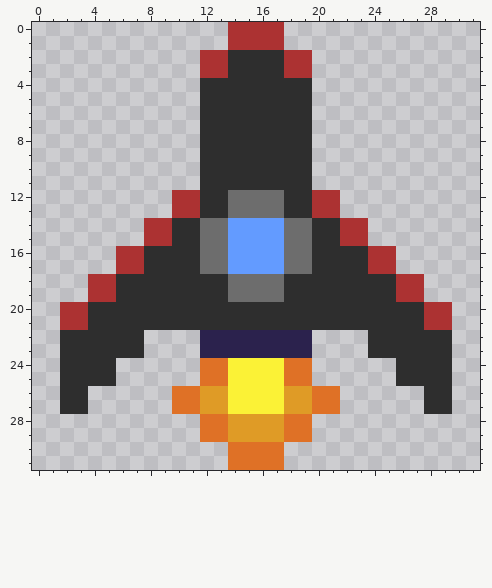
Pixel-art sprite: b_ship_sprites/b_ship0.png. The picture above is the old version.
The file is 32x32 pixels. Colours within 5 levels of each other are drawn and written as one.
After the commit:
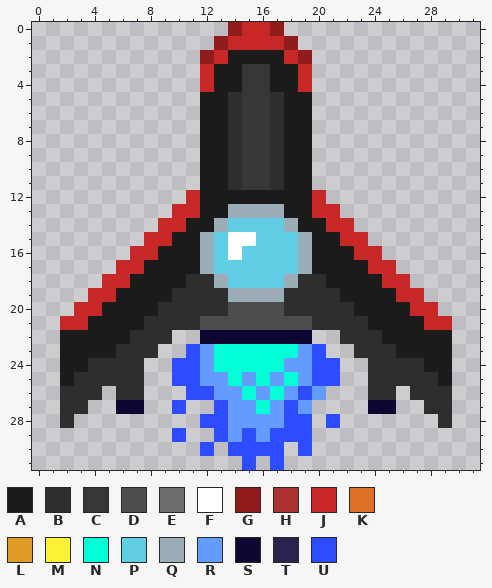
Palette (. is transparent): A #1b1b1b  B #2e2e2e  C #373737  D #4d4d4d  E #6d6d6d  F #ffffff  G #921c1c  H #ac3232  J #c82727  K #df7126  L #df9b26  M #fbf236  N #00ffd7  P #5fcde4  Q #9badb7  R #639bff  S #0f0632  T #2b224d  U #2d4bff
Difference:
@@ x 0..31 @@
- 0 ..............HHHH..............
- 1 ..............HHHH..............
- 2 ............HHBBBBHH............
- 3 ............HHBBBBHH............
- 4 ............BBBBBBBB............
- 5 ............BBBBBBBB............
- 6 ............BBBBBBBB............
- 7 ............BBBBBBBB............
- 8 ............BBBBBBBB............
- 9 ............BBBBBBBB............
-10 ............BBBBBBBB............
-11 ............BBBBBBBB............
-12 ..........HHBBEEEEBBHH..........
-13 ..........HHBBEEEEBBHH..........
-14 ........HHBBEERRRREEBBHH........
-15 ........HHBBEERRRREEBBHH........
-16 ......HHBBBBEERRRREEBBBBHH......
-17 ......HHBBBBEERRRREEBBBBHH......
-18 ....HHBBBBBBBBEEEEBBBBBBBBHH....
-19 ....HHBBBBBBBBEEEEBBBBBBBBHH....
-20 ..HHBBBBBBBBBBBBBBBBBBBBBBBBHH..
-21 ..HHBBBBBBBBBBBBBBBBBBBBBBBBHH..
-22 ..BBBBBB....TTTTTTTT....BBBBBB..
-23 ..BBBBBB....TTTTTTTT....BBBBBB..
-24 ..BBBB......KKMMMMKK......BBBB..
-25 ..BBBB......KKMMMMKK......BBBB..
-26 ..BB......KKLLMMMMLLKK......BB..
-27 ..BB......KKLLMMMMLLKK......BB..
-28 ............KKLLLLKK............
-29 ............KKLLLLKK............
-30 ..............KKKK..............
-31 ..............KKKK..............
+ 0 ..............GJJG..............
+ 1 .............GJJJJG.............
+ 2 ............GJAAAAJG............
+ 3 ............JAACCAAJ............
+ 4 ............JAACCAAJ............
+ 5 ............AABCCBAA............
+ 6 ............AABCCBAA............
+ 7 ............AABCCBAA............
+ 8 ............AABCCBAA............
+ 9 ............AABCCBAA............
+10 ............AABCCBAA............
+11 ............AABCCBAA............
+12 ...........JAAAAAAAAJ...........
+13 ..........JJAAQQQQAAJJ..........
+14 .........JJAAQPPPPQAAJJ.........
+15 ........JJAAQPFFPPPQAAJJ........
+16 .......JJAAAQPFPPPPQAAAJJ.......
+17 ......JJAAAAQPPPPPPQAAAAJJ......
+18 .....JJAAAABBQPPPPQBBAAAAJJ.....
+19 ....JJAAAABBBBQQQQBBBBAAAAJJ....
+20 ...JJAAAABBBBBDDDDBBBBBAAAAJJ...
+21 ..JJAAAABBBBDDDDDDDDBBBBAAAAJJ..
+22 ..AAAAABBB..SSSSSSSS..BBBAAAAA..
+23 ..AAAABBB..URNNNNNNRU..BBBAAAA..
+24 ..AABBBB..UURNNNNNRRUU..BBBBAA..
+25 ..ABBBBB..UURRNRNRNRUU..BBBBBA..
+26 ..BBB.BB...UURRNRNRUR...BB.BBB..
+27 ..BB..SS..U..URRNRUR....SS..BB..
+28 ..B.........UURRRRUU.U.......B..
+29 ..........U..URURUUU............
+30 ............U.UUUU.U............
+31 ...............U.U..............
Where, in picture pixels (left, top, right, bottom), the same in both pictures:
changed: (60, 22, 452, 470)
